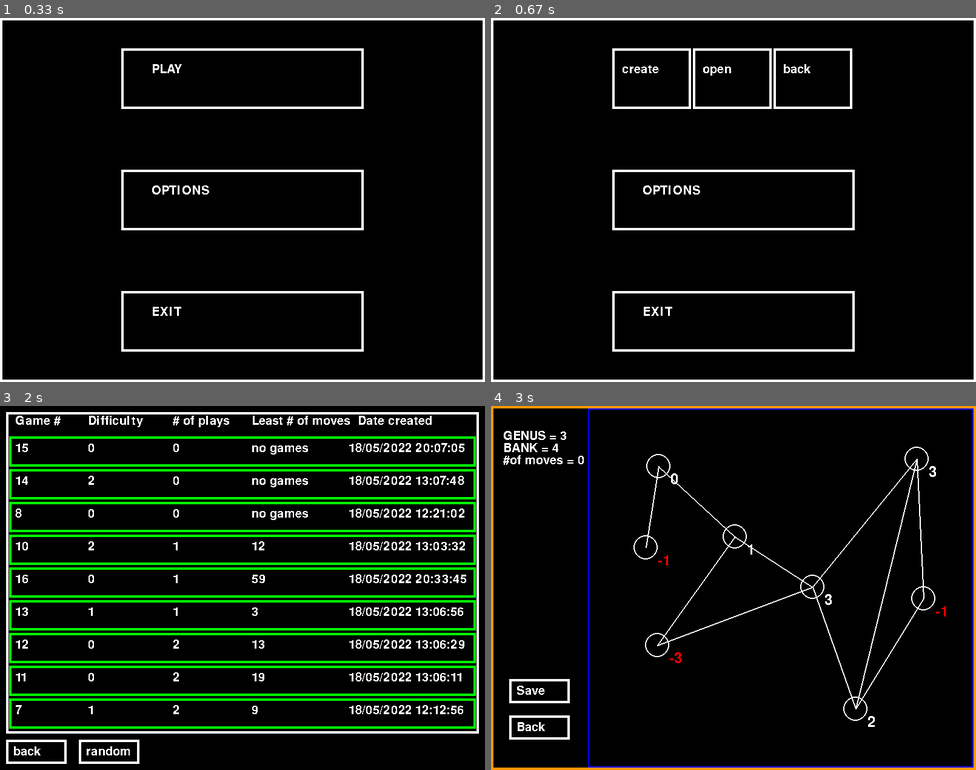
Above: before the commit, frames 1-4 (two rows, left to right).
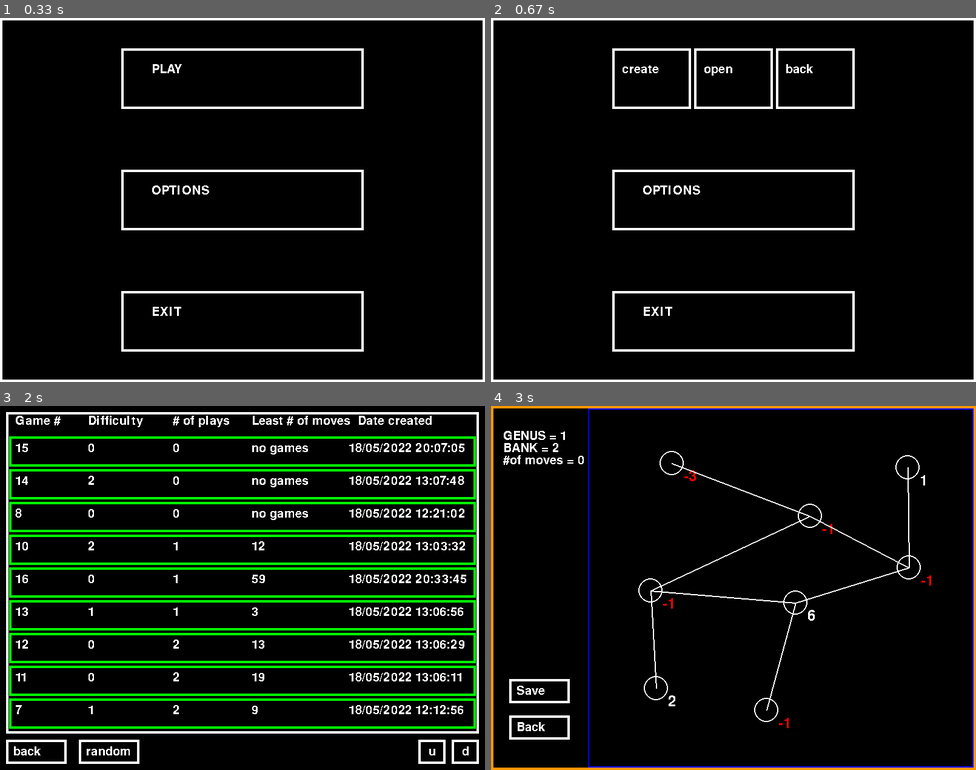
Above: after the commit, the same moments.

Repository: rayannott/dollargame
Game: pygame game, started from Gui.py
Two runs of this game, one before a commit and one after it. Both use one fixed random seed, a clock stepped at 60 frames per second and the inputs below.
Inputs (mouse positions are in pixels of both pictures, inside the frame that each line leads up to):
- Up to frame 1 (0.33 s): no input
- Up to frame 2 (0.67 s): press the mouse at (733, 79) at 0.37 s; move the mouse to (786, 83) at 0.47 s; release the mouse at (840, 87) at 0.6 s
- Up to frame 3 (2 s): click "create" at 0.72 s; press the mouse at (242, 646) at 1.03 s; move the mouse to (223, 624) at 1.13 s; release the mouse at (208, 602) at 1.27 s; press the mouse at (48, 689) at 1.37 s; move the mouse to (208, 569) at 1.47 s; release the mouse at (368, 449) at 1.6 s; click "Back" at 1.72 s
- Up to frame 4 (3 s): click (956, 751) at 2.22 s, where only the run after the commit has a clickable "d"; press the mouse at (733, 646) at 2.53 s; move the mouse to (660, 686) at 2.63 s; release the mouse at (588, 722) at 2.77 s

Frame 1 is identical in both runs. In frame 2, 0.6% of the frame differs, in the area x 41-75%, y 8-25%; in frame 3, 0.3%; in frame 4, 2.5%, in the area x 12-94%, y 7-89%.

Commit message:
everything is working but i want to ditch pandas

Diff:
--- a/Button.py
+++ b/Button.py
@@ -1,21 +1,23 @@
 import pygame
 
 class Button():
-    def __init__(self, topleft, size, text, is_active=True):
+    def __init__(self, topleft, size, text, is_active=True, is_visible=True):
         self.topleft = topleft
         self.size = size
         self.is_active = is_active
         self.text = text
         self.rect = pygame.Rect(topleft, size)
+        self.is_visible = is_visible
 
 
     def draw(self, screen, font):
-        x, y = self.topleft
-        wi, he = self.size
-        color = (255, 255, 255) if self.is_active else (100, 100, 100)
-        pygame.draw.rect(screen, color, [x, y, wi, he], 4)
-        position = x + wi//8, y + he//4
-        screen.blit(font.render(self.text, False, color), position)
+        if self.is_visible:
+            x, y = self.topleft
+            wi, he = self.size
+            color = (255, 255, 255) if self.is_active else (100, 100, 100)
+            pygame.draw.rect(screen, color, [x, y, wi, he], 4)
+            position = x + wi//8, y + he//4
+            screen.blit(font.render(self.text, False, color), position)
 
     def hovering(self, pos):
         res = self.rect.collidepoint(pos) and self.is_active
--- a/Gui.py
+++ b/Gui.py
@@ -10,6 +10,17 @@
 import pandas as pd
 
 WHITE, GREEN, RED = (255, 255, 255), (0, 255, 0), (255, 0, 0)
+RECTS = [pygame.Rect([15, PANEL_HEIGHT + ind*(PANEL_HEIGHT + 4), 770, PANEL_HEIGHT])
+         for ind in range(9)]
+WIDTH, HEIGHT = 800, 600
+NODERADIUS = 20
+
+pygame_icon = pygame.image.load('icon.png')
+pygame.display.set_icon(pygame_icon)
+screen = pygame.display.set_mode((WIDTH, HEIGHT))
+pygame.font.init()
+my_font = pygame.font.SysFont('UASQUARE.ttf', 30)
+my_font_bigger = pygame.font.SysFont('UASQUARE.ttf', 36)
 
 
 def get_list_of_game_files():
@@ -25,7 +36,6 @@
 def assemble_games_dataframe():
     # this dataframe will have columns:
     # game_number, difficulty(genus?), number_of_plays, best_play, date_created
-    import time
     data = {
         'game_number': [],
         'difficulty': [],
@@ -68,14 +78,15 @@
 
 def display_panels(panels):
     for ind, panel in enumerate(panels):
-        panel.draw(topleft=(15, PANEL_HEIGHT + ind*54), screen=screen, font=my_font)
-
-RECTS = [pygame.Rect([15, PANEL_HEIGHT + ind*54, 770, PANEL_HEIGHT]) for ind in range(9)]
+        panel.draw(topleft=(15, PANEL_HEIGHT + ind*54),
+                   screen=screen, font=my_font)
+
 
 def what_rect_hover(pos):
     for i, rect in enumerate(RECTS):
         if rect.collidepoint(pos):
             return i
+
 
 def shift_panels(start, finish, shift, number_of_panels):
     # shift is either 1 (down) or -1 (up)
@@ -245,6 +256,7 @@
                 if not field_rect.collidepoint(up):
                     if btn_proceed.hovering(up):
                         GameWindow(G)
+                        pygame.display.set_caption('Game creation')
                     if btn_discard.hovering(up):
                         # add discard confirmation
                         running = False
@@ -291,14 +303,12 @@
 
 def OpenGameWindow():
     print('OpenGameWindow is opened')
-    pygame.display.set_caption('Open game...')
     files_rect = pygame.Rect((10, 10), (780, 530))
     btn_back = Button((10, 550), (100, 40), 'back')
     btn_randomgame = Button((130, 550), (100, 40), 'random')
-    df = assemble_games_dataframe()
-    panels = create_panels(df)
-    start, finish = 0, 9
-    panels9 = panels[start:finish]
+    btn_shiftdown = Button((745, 550), (45, 40), '  d')
+    btn_shiftup = Button((690, 550), (45, 40), '  u')
+    update = True
 
     running_opengame = True
     while running_opengame:
@@ -310,12 +320,19 @@
                 up = pygame.mouse.get_pos()
 
                 if event.button == 1:
+                    scroll_down_pressed = btn_shiftdown.hovering(up)
+                    scroll_up_pressed = btn_shiftup.hovering(up)
                     if btn_back.hovering(up):
                         running_opengame = False
                     elif btn_randomgame.hovering(up):
                         print('Starting a random game')
                         g, filename = get_random_game()
                         GameWindow(g, filename)
+                        update = True
+                    elif scroll_down_pressed or scroll_up_pressed:
+                        start, finish = shift_panels(
+                            start, finish, shift=(-1 if scroll_down_pressed else 1), number_of_panels=len(panels))
+                        panels9 = panels[start:finish]
                     else:
                         # here we handle clicking the panels
                         panel_number = what_rect_hover(up)
@@ -325,30 +342,43 @@
                             print(filename)
                             g = load_game(filename)
                             GameWindow(g, filename)
-                            df = assemble_games_dataframe()
-                            panels = create_panels(df)
-                            start, finish = 0, 9
-                            panels9 = panels[start:finish]
-                elif event.button == 4:  # mousewheel up
-                    # print('mousewheel up')
-                    start, finish = shift_panels(start, finish, shift=1, number_of_panels=len(panels))
-                    panels9 = panels[start:finish]
-                elif event.button == 5:  # mousewheel down
-                    # print('mousewheel down')
-                    start, finish = shift_panels(start, finish, shift=-1, number_of_panels=len(panels))
+                            update = True
+                elif event.button in {4, 5}:  # mousewheel
+                    wheel_up = event.button == 4
+                    start, finish = shift_panels(
+                        start, finish, shift=(1 if wheel_up else -1), number_of_panels=len(panels))
                     panels9 = panels[start:finish]
 
             elif event.type == pygame.QUIT:
                 running_opengame = False
 
+        if update:
+            pygame.display.set_caption('Open game...')
+            print('DF assembled')
+            df = assemble_games_dataframe()
+            panels = create_panels(df)
+            start, finish = 0, 9
+            panels9 = panels[start:finish]
+            update = False
+
         btn_back.draw(screen, my_font)
         btn_randomgame.draw(screen, my_font)
+        btn_shiftdown.draw(screen, my_font)
+        btn_shiftup.draw(screen, my_font)
+
         display_panels(panels9)
-        screen.blit(my_font.render('Game #', False, (255,255,255)), (15+10, 15))
-        screen.blit(my_font.render('Difficulty', False, (255,255,255)), (15+130, 15))
-        screen.blit(my_font.render('# of plays', False, (255,255,255)), (15+270, 15))
-        screen.blit(my_font.render('Least # of moves', False, (255,255,255)), (15+400, 15))
-        screen.blit(my_font.render('Date created', False, (255,255,255)), (15+575, 15))
+        screen.blit(my_font.render('Game #', False,
+                                   (255, 255, 255)), (15+10, 15))
+        screen.blit(my_font.render('Difficulty', False,
+                                   (255, 255, 255)), (15+130, 15))
+        screen.blit(my_font.render('# of plays', False,
+                                   (255, 255, 255)), (15+270, 15))
+        screen.blit(my_font.render('Least # of moves',
+                                   False, (255, 255, 255)), (15+400, 15))
+        screen.blit(my_font.render('Date created', False,
+                                   (255, 255, 255)), (15+575, 15))
+
+
         pygame.draw.rect(screen, WHITE, [10, 10, 780, 530], 4)
         pygame.display.update()
 
@@ -446,9 +476,9 @@
 def MenuWindow():
     pygame.display.set_caption('Menu')
     btn_play = Button((200, 50), (400, 100), 'PLAY')
-    btn_play_create = Button((200, 50), (130, 100), 'create', is_active=False)
-    btn_play_open = Button((333, 50), (130, 100), 'open', is_active=False)
-    btn_play_back = Button((466, 50), (130, 100), 'back', is_active=False)
+    btn_play_create = Button((200, 50), (130, 100), 'create', is_active=False, is_visible=False)
+    btn_play_open = Button((335, 50), (130, 100), 'open', is_active=False, is_visible=False)
+    btn_play_back = Button((470, 50), (130, 100), 'back', is_active=False, is_visible=False)
     btn_options = Button((200, 250), (400, 100), 'OPTIONS')
     btn_exit = Button((200, 450), (400, 100), 'EXIT')
 
@@ -463,11 +493,14 @@
             elif event.type == pygame.MOUSEBUTTONUP:
                 up = pygame.mouse.get_pos()
                 if btn_play.hovering(up):
-                    show_play_subbtns = True
                     btn_play.is_active = False
+                    btn_play.is_visible = False
                     btn_play_create.is_active = True
                     btn_play_open.is_active = True
                     btn_play_back.is_active = True
+                    btn_play_create.is_visible = True
+                    btn_play_open.is_visible = True
+                    btn_play_back.is_visible = True
                 elif btn_options.hovering(up):
                     # OptionsWindow: show_nodes_ids
                     pass
@@ -475,26 +508,28 @@
                     running_menu = False
                     # pygame.quit()
                 elif btn_play_back.hovering(up):
-                    show_play_subbtns = False
                     btn_play.is_active = True
+                    btn_play.is_visible = True
                     btn_play_create.is_active = False
                     btn_play_open.is_active = False
                     btn_play_back.is_active = False
+                    btn_play_create.is_visible = False
+                    btn_play_open.is_visible = False
+                    btn_play_back.is_visible = False
                 elif btn_play_create.hovering(up):
                     SandboxWindow()
+                    pygame.display.set_caption('Menu')
                 elif btn_play_open.hovering(up):
-                    print('this should open a window to choose an existing game')
                     OpenGameWindow()
+                    pygame.display.set_caption('Menu')
                 # print(up)
             elif event.type == pygame.QUIT:
                 running_menu = False
 
-        if show_play_subbtns:
-            btn_play_create.draw(screen, my_font)
-            btn_play_open.draw(screen, my_font)
-            btn_play_back.draw(screen, my_font)
-        else:
-            btn_play.draw(screen, my_font)
+        btn_play_create.draw(screen, my_font)
+        btn_play_open.draw(screen, my_font)
+        btn_play_back.draw(screen, my_font)
+        btn_play.draw(screen, my_font)
 
         # white outline
         pygame.draw.rect(screen, (255, 255, 255), [0, 0, WIDTH, HEIGHT], 4)
@@ -505,13 +540,4 @@
 
 
 if __name__ == '__main__':
-    WIDTH, HEIGHT = 800, 600
-    NODERADIUS = 20
-    screen = pygame.display.set_mode((WIDTH, HEIGHT))
-    pygame.font.init()
-    my_font = pygame.font.SysFont('UASQUARE.ttf', 30)
-    my_font_bigger = pygame.font.SysFont('UASQUARE.ttf', 36)
-
     MenuWindow()
-
-    # OpenGameWindow()
